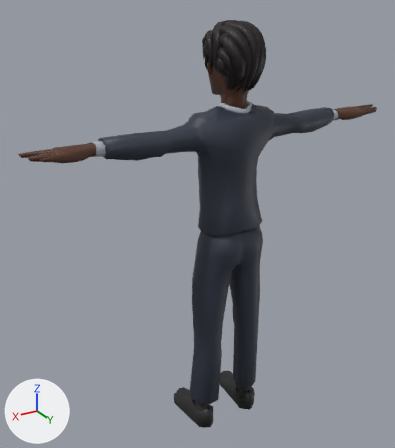
The glTF model js/models/avatars/club-crowd-bouncer.glb, before and after one commit.
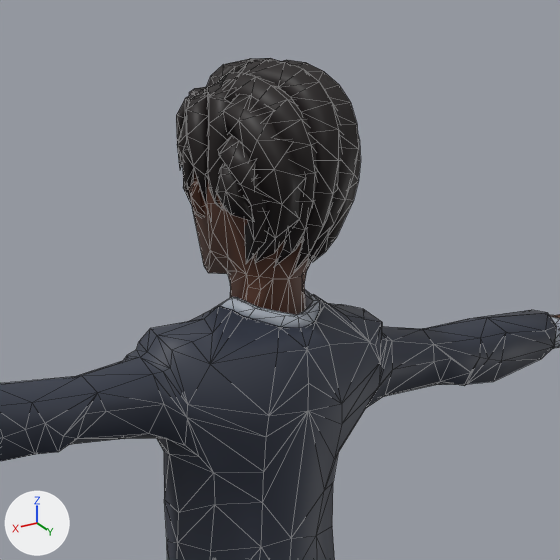
Each version appears first whole from a 50 mm lens placed at (1.235, 1.739, 1.963), pointed at (0.08, -0.186, 1.001), and next in a close-up on the part from 36% to 85% of the width and 0% to 43% of the height. Lighting does not change. The marker at lower left points along +X, +Y and +Z. The last two pictures show the newer version. The close-ups show mesh edges as thin lines. Vertices at exactly the same position are counted once.

The first close-up shows 'Suit_Body'.
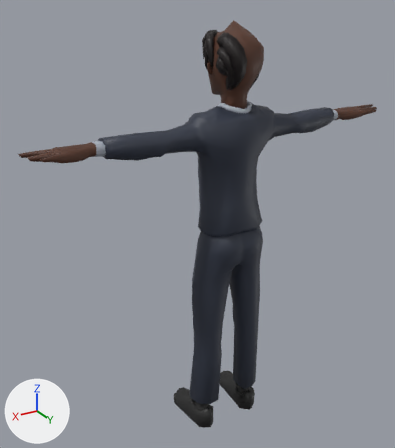
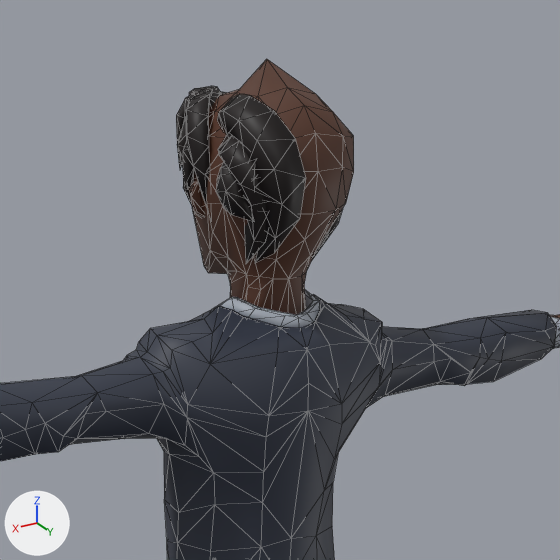
What differs and where, as boxes (x1, y1, x2, y2) in the close-ups (560 x 560 px):
'Suit_Body', reshaped: before (0, 58, 560, 560); after (0, 59, 560, 560)
part 1 of me_suit_body, deleted: before (219, 72, 318, 268)
part 2 of me_suit_body, deleted: before (282, 60, 358, 268)
part 3 of me_suit_body, cut back: before (201, 58, 361, 271); after (201, 59, 314, 102)

The change, as a list of edits to the scene's bpy script:
```text
Change me_suit_body:
    used by ob_suit_body; location = (0.0, 0.0, 0.0)
    remove me_suit_body.from_pydata(...)  # 1754 vertices, 3316 faces; spans x -0.84..0.84, y -0.29..0.08, z 0.0..1.86
    add me_suit_body.from_pydata(...)  # 1475 vertices, 2800 faces; spans x -0.84..0.84, y -0.29..0.07, z 0.0..1.86
    me_suit_body part 1: the loose piece of 52 vertices spanning x -0.01..0.08, y -0.1..0.08, z 1.6..1.84 is deleted
    me_suit_body part 2: the loose piece of 46 vertices spanning x -0.08..0.01, y -0.12..0.07, z 1.6..1.85 is deleted
    me_suit_body part 3
    181 vertices are removed from x -0.12..0.1, y -0.16..0.08, z 1.59..1.86
    370 faces are deleted
    3 vertices move from x -0.06..0.06, y -0.1..-0.06, z 1.79..1.83 to x -0.06..0.06, y -0.1..-0.06, z 1.79..1.86
    38 new faces join them
```
